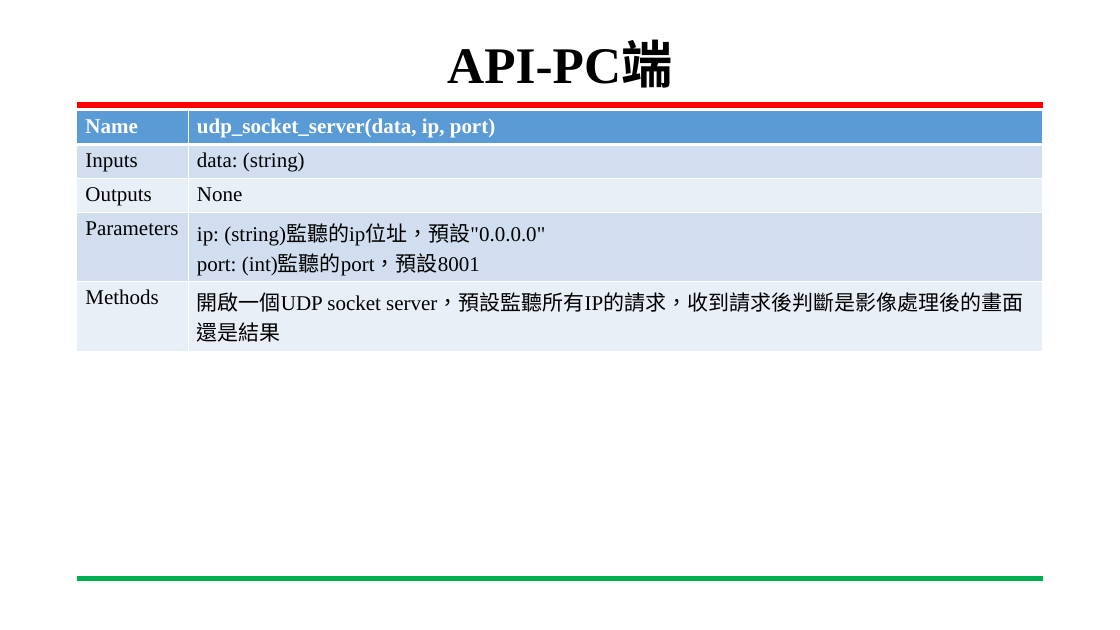
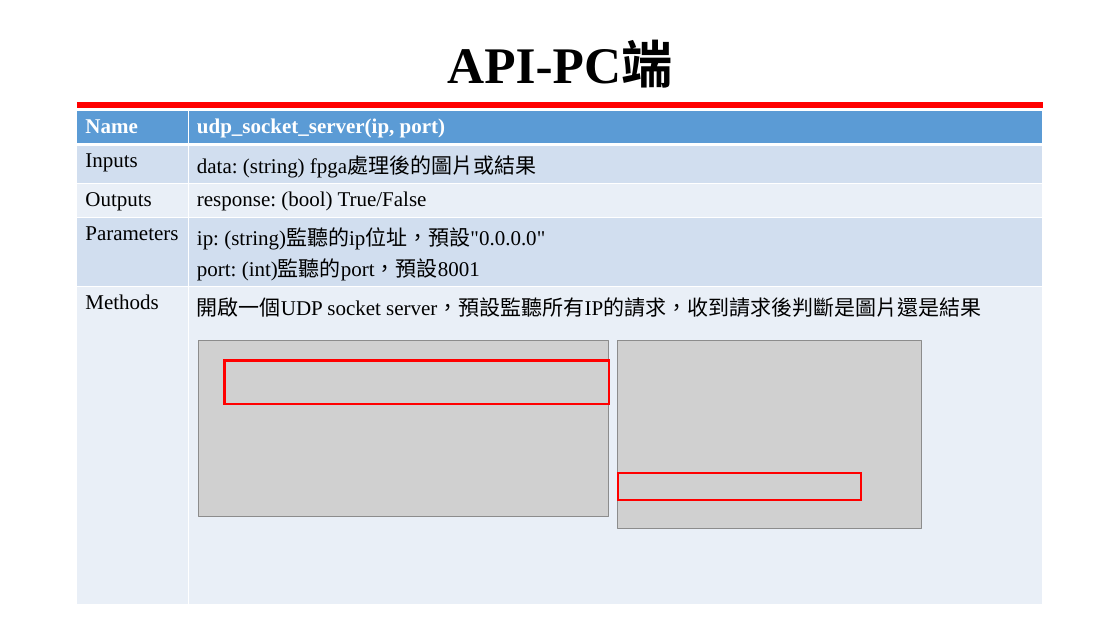
Before and after one commit to San-Zero/SOC_design_final_2023, a slide deck: slide 19 of documents/SOC_design_final.pptx (slide 13 before the commit). Drawn at 1120x630 pixels with LibreOffice and Linux fonts; fonts in the diff are those of the drawing; grey boxes stand for pictures; background and template pictures are left out. Boxes give left, top, right and bottom in pixels: in the first picture for what was removed or moved away, otherwise in the second. Text is boxed around its words. In the diff, an @@ line names an element or a change of style, - is before the commit and + after.

```diff
--- a/documents/SOC_design_final.pptx
+++ b/documents/SOC_design_final.pptx
@@ table at (77,110,1044,607) @@
-row 1, column 2: udp_socket_server(data, ip, port)
+row 1, column 2: udp_socket_server(ip, port)
-row 2, column 2: data: (string)
+row 2, column 2: data: (string) fpga處理後的圖片或結果
-row 3, column 2: None
+row 3, column 2: response: (bool) True/False
-row 5, column 2: 開啟一個UDP socket server，預設監聽所有IP的請求，收到請求後判斷是影像處理後的畫面還是結果
+row 5, column 2: 開啟一個UDP socket server，預設監聽所有IP的請求，收到請求後判斷是圖片還是結果
@@ group added at (198,341,923,528): 2 pictures, 2 rectangles @@
```
Also in this commit, not shown: 11 other slides changed, 8 slides added, 1 slide removed, 2 other files.
